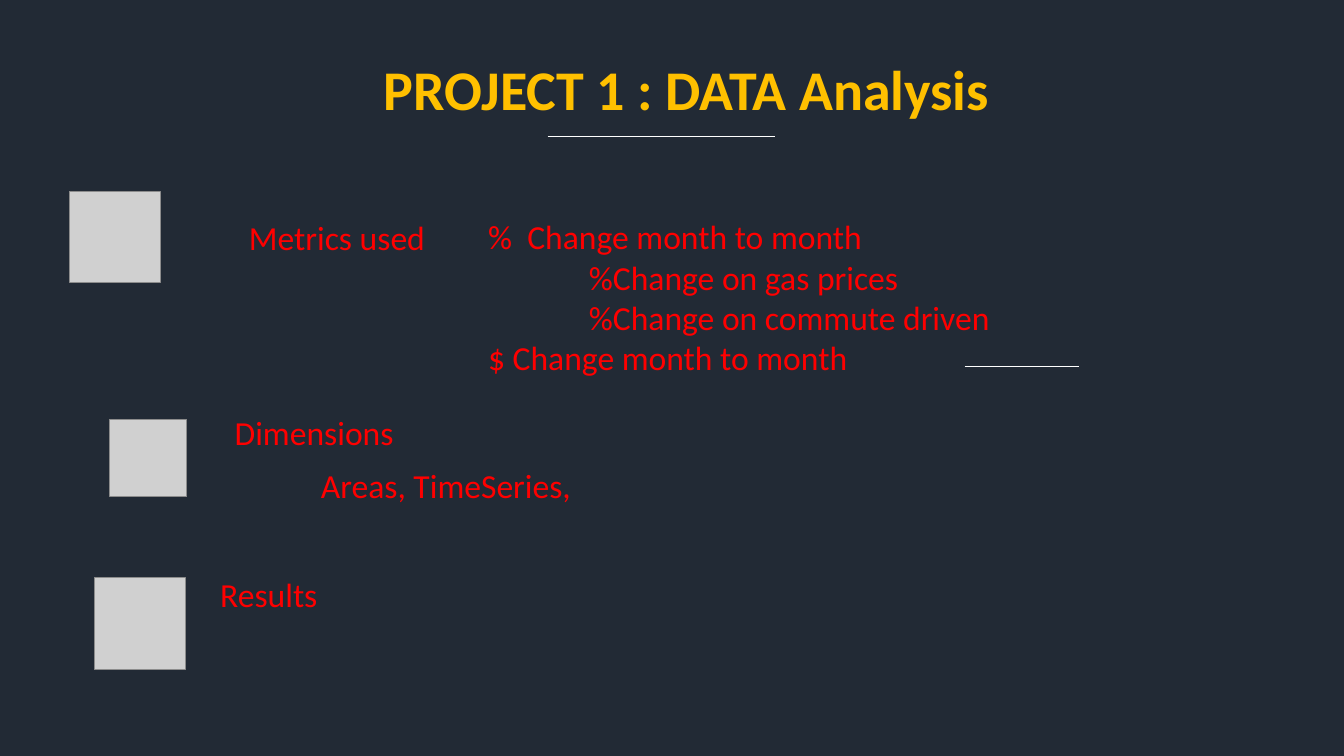
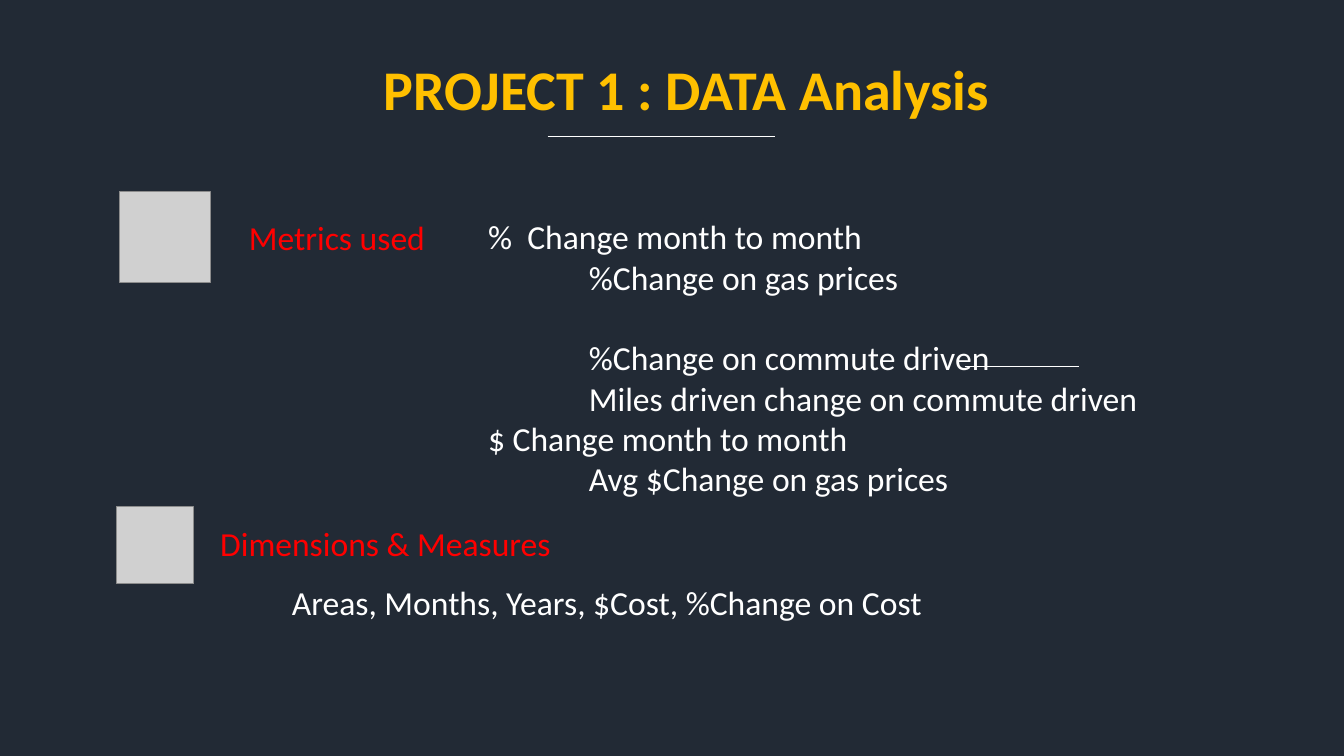
Before and after one commit to thayercasey/project_1, a slide deck: slide 5 of Wfh_Impact_on_Commute_Costs.pptx. Drawn at 1344x756 pixels with LibreOffice and Linux fonts; fonts in the diff are those of the drawing; grey boxes stand for pictures. Boxes give left, top, right and bottom in pixels: in the first picture for what was removed or moved away, otherwise in the second. Text is boxed around its words. In the diff, an @@ line names an element or a change of style, - is before the commit and + after.

```diff
--- a/Wfh_Impact_on_Commute_Costs.pptx
+++ b/Wfh_Impact_on_Commute_Costs.pptx
@@ picture: place and size @@
-picture at [70, 192, 160, 282]
+picture at [120, 192, 211, 282]
@@ text at [513, 225, 989, 457]: text colour #FF0000 to #FFFFFF in "% Change month to month", "%Change on gas prices", "%Change on commute driven", "$ Change month to month" @@
@@ text at [589, 387, 1137, 417]: paragraph added @@
+Miles driven change on commute driven
@@ text at [589, 467, 948, 497]: paragraph added @@
+    Avg $Change on gas prices
@@ picture: place and size @@
-picture at [110, 419, 187, 496]
+picture at [117, 507, 194, 584]
@@ text at [220, 533, 550, 557]: text changed @@
-Dimensions
+Dimensions & Measures
@@ picture removed at [94, 578, 186, 669] @@
@@ text removed at [220, 583, 317, 608] @@
-Results
@@ text at [292, 591, 922, 621]: text changed; text colour #FF0000 to #FFFFFF @@
-Areas, TimeSeries,
+Areas, Months, Years, $Cost, %Change on Cost
```
Also in this commit, not shown: 8 slides added, 4 slides removed, 1 other file.
